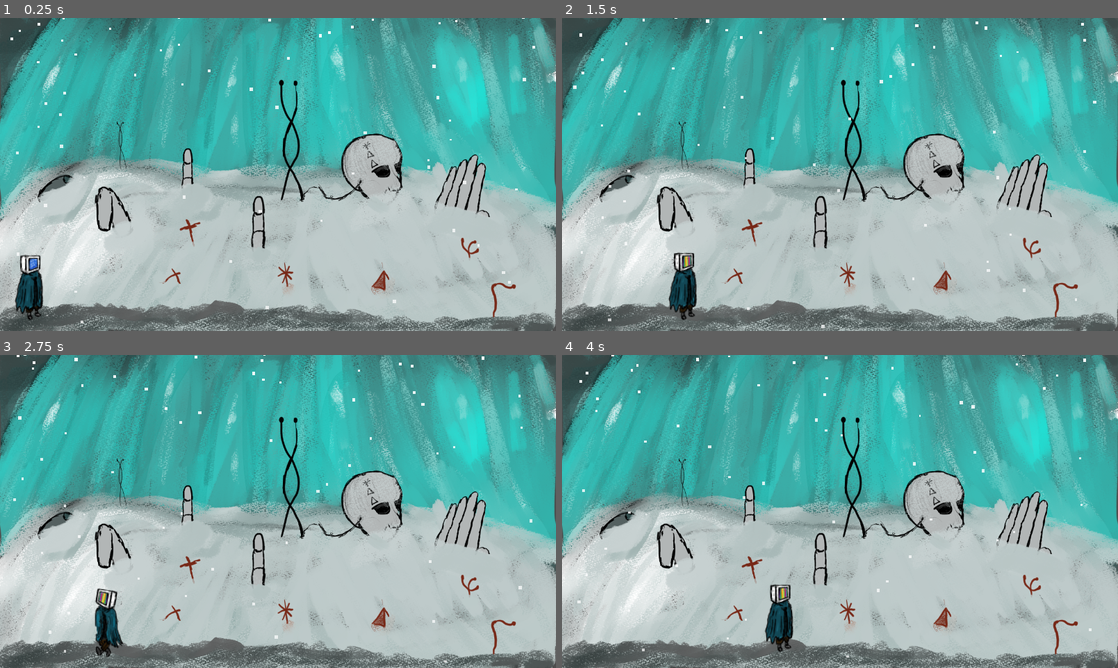
Above: before the commit, frames 1-4 (two rows, left to right).
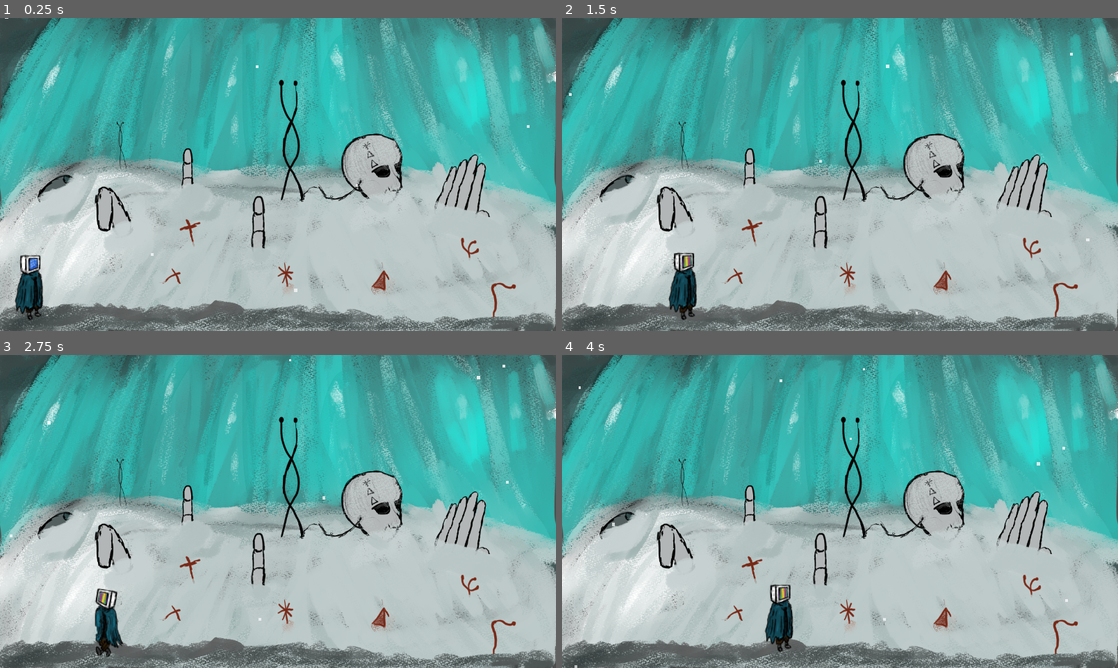
Above: after the commit, the same moments.

Repository: rainy-day-game/Project-Freeze
Game: Godot game, scene res://Rooms/room_1.tscn
The game is run twice, just before and just after one commit, with the same random seed, the same clock (stepped at 60 frames per second) and the same inputs. This scene is started directly instead of the project's main scene.
Inputs:
- Up to frame 1 (0.25 s): no input
- Up to frame 2 (1.5 s): tap Enter (ui_accept) at 0.5, 0.77 s; hold Right (ui_right) from 0.53 s (still down)
- Up to frame 3 (2.75 s): tap Enter (ui_accept) at 1.52 s; release Right (ui_right) at 2.03 s; hold Left (ui_left) from 2.03 s (still down)
- Up to frame 4 (4 s): release Left (ui_left) at 2.78 s; hold Right (ui_right) from 2.78 s (still down); tap Enter (ui_accept) at 3.02, 3.77 s

The runs differ from the first frame. In frame 1, 0.3% of the frame differs, in the area x 0-97%, y 0-98%; in frame 2, 0.3%; in frame 3, 0.3%, in the area x 1-96%, y 0-99%; in frame 4, 0.3%.

Commit message:
snow test 2

Diff:
--- a/Rooms/room_1.tscn
+++ b/Rooms/room_1.tscn
@@ -53,11 +53,11 @@
 autoplay = "Black screen"
 frame_progress = 0.133406
 
+[node name="SnowTest" parent="." instance=ExtResource("9_g66en")]
+position = Vector2(578, -156)
+
 [node name="Camera2D" type="Camera2D" parent="."]
 position = Vector2(577, 325)
-
-[node name="SnowTest" parent="Camera2D" instance=ExtResource("9_g66en")]
-position = Vector2(-8, -328)
 
 [node name="Player" parent="." instance=ExtResource("9_w8ymp")]
 position = Vector2(63, 565)
--- a/Scene Assets/Snow.tscn
+++ b/Scene Assets/Snow.tscn
@@ -103,4 +103,4 @@
 sprite_frames = SubResource("SpriteFrames_d83cj")
 animation = &"snowfall"
 autoplay = "snowfall"
-frame_progress = 0.320342
+frame_progress = 0.158703
--- a/Scene Assets/Snow_Test.tscn
+++ b/Scene Assets/Snow_Test.tscn
@@ -4,11 +4,12 @@
 colors = PackedColorArray(1, 1, 1, 1, 1, 1, 1, 0)
 
 [node name="SnowTest" type="CPUParticles2D"]
+top_level = true
 amount = 203
 lifetime = 20.0
-preprocess = 18.18
+preprocess = 21.28
 emission_shape = 3
-emission_rect_extents = Vector2(550, 1)
+emission_rect_extents = Vector2(3000, 1)
 gravity = Vector2(0, 41.185)
 radial_accel_min = -1.0
 radial_accel_max = -1.0
Not shown: 1 places in Rooms/room_1.tscn that only renumber resources
Not shown: 1 places in Rooms/testanimnode.tscn that only renumber resources
Not shown: 1 places in Scene Assets/Player.tscn that only renumber resources
Not shown: 1 places in Scene Assets/Snow.tscn that only renumber resources
Not shown: 1 places in Title/title.tscn that only renumber resources
